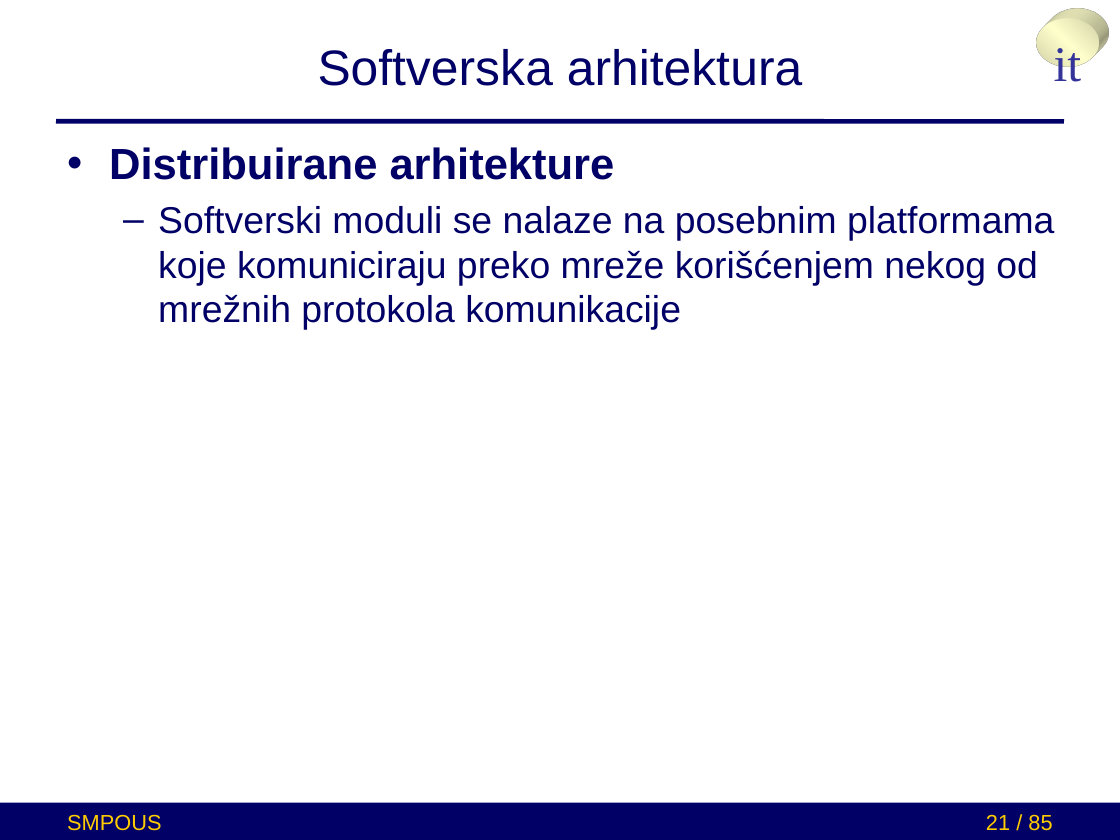
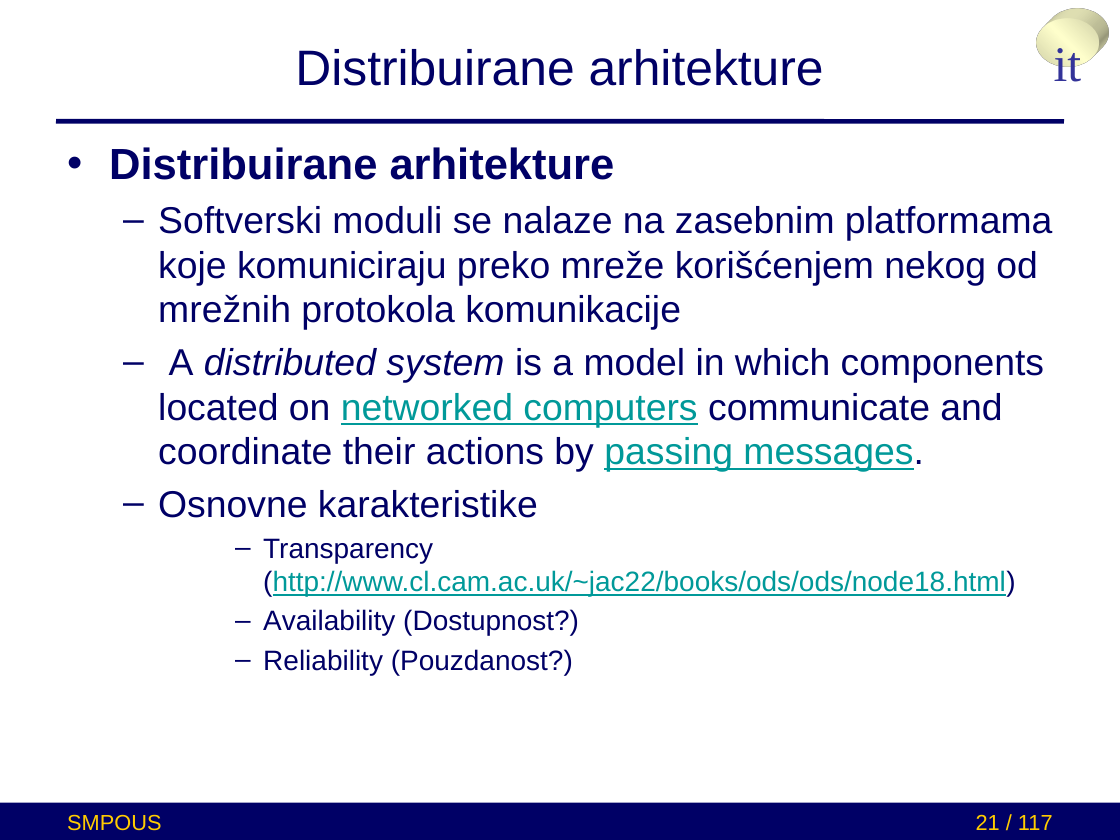
Before and after one commit to brankoterzic/SMPUOS-example-project, a slide deck: slide 21 of presentation_ppx/microservices.pptx. Drawn at 1120x840 pixels with LibreOffice and Linux fonts; fonts in the diff are those of the drawing. Boxes give left, top, right and bottom in pixels: in the first picture for what was removed or moved away, otherwise in the second. Text is boxed around its words. In the diff, an @@ line names an element or a change of style, - is before the commit and + after.

Commit message:
Presentation update

```diff
--- a/presentation_ppx/microservices.pptx
+++ b/presentation_ppx/microservices.pptx
@@ title at [295, 49, 824, 86]: text changed @@
-Softverska arhitektura
+Distribuirane arhitekture
@@ text at [158, 206, 1053, 675]: text changed @@
-  – Softverski moduli se nalaze na posebnim platformama koje komuniciraju preko mreže korišćenjem nekog od mrežnih protokola komunikacije
+  – Softverski moduli se nalaze na zasebnim platformama koje komuniciraju preko mreže korišćenjem nekog od mrežnih protokola komunikacije
+  – A distributed system is a model in which components located on networked computers communicate and coordinate their actions by passing messages.
+  – Osnovne karakteristike
+      – Transparency (http://www.cl.cam.ac.uk/~jac22/books/ods/ods/node18.html)
+      – Availability (Dostupnost?)
+      – Reliability (Pouzdanost?)
@@ page number at [976, 814, 1053, 830]: text changed @@
-21 / 85
+21 / 117
```
Also in this commit, not shown: 90 other slides changed, 1 slide added, 1 slide removed.
